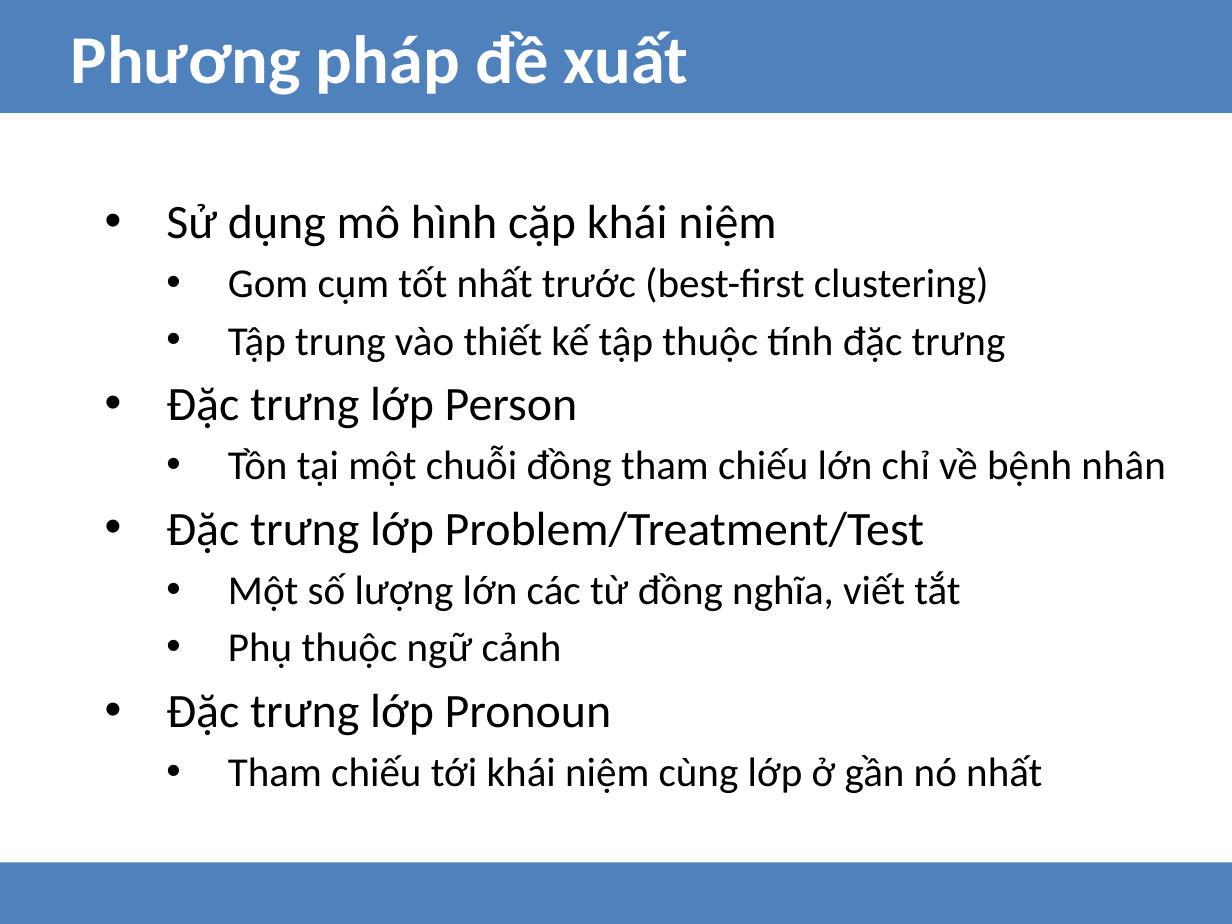
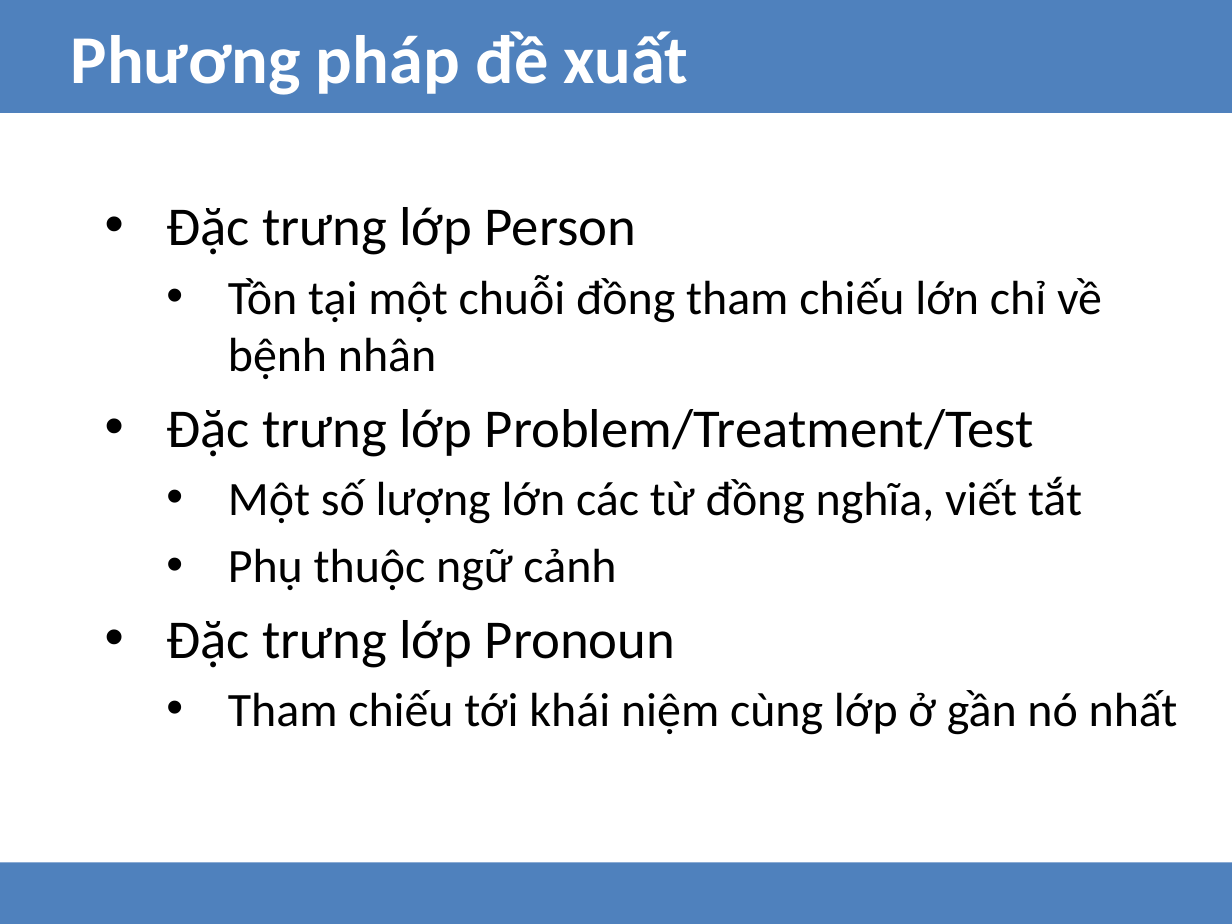
Before and after one commit to hungnd1475/graduate-thesis-hcmut-2015, a slide deck: slide 10 of reports/tttn/thay_tru_v2.pptx (slide 9 before the commit). Drawn at 1232x924 pixels with LibreOffice and Linux fonts; fonts in the diff are those of the drawing. Boxes give left, top, right and bottom in pixels: in the first picture for what was removed or moved away, otherwise in the second. Text is boxed around its words. In the diff, an @@ line names an element or a change of style, - is before the commit and + after.

Commit message:
mod

```diff
--- a/reports/tttn/thay_tru_v2.pptx
+++ b/reports/tttn/thay_tru_v2.pptx
@@ text "Đặc trưng lớp Person" at (166, 207, 1178, 735): size 28 to 32 pt in "Đặc trưng lớp Person", "Đặc trưng lớp Problem/Treatment/Test", "Đặc trưng lớp Pronoun"; size 24 to 28 pt in "Tồn tại một chuỗi đồng tham chiếu ...", "Một số lượng lớn các từ đồng ...", "Phụ thuộc ngữ cảnh", "Tham chiếu tới khái niệm cùng lớp ..." @@
@@ text at (166, 204, 1006, 362): paragraphs removed @@
-• Sử dụng mô hình cặp khái niệm
-  • Gom cụm tốt nhất trước (best-first clustering)
-  • Tập trung vào thiết kế tập thuộc tính đặc trưng
```
Also in this commit, not shown: 1 slide added.
